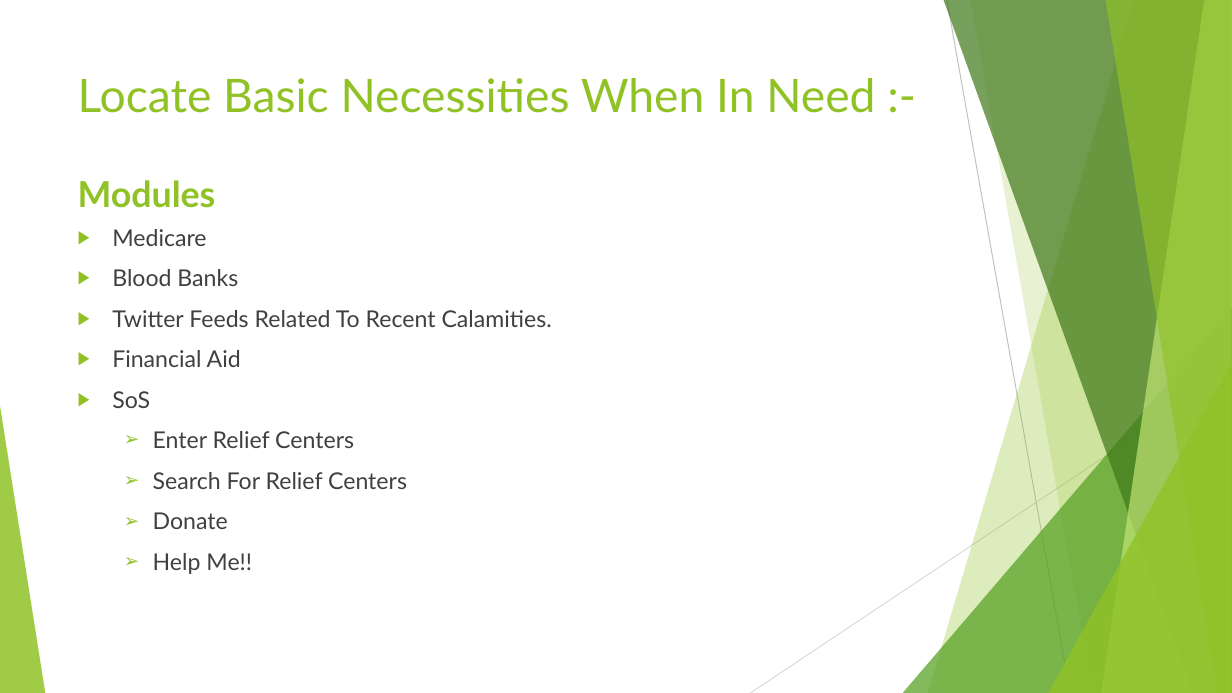
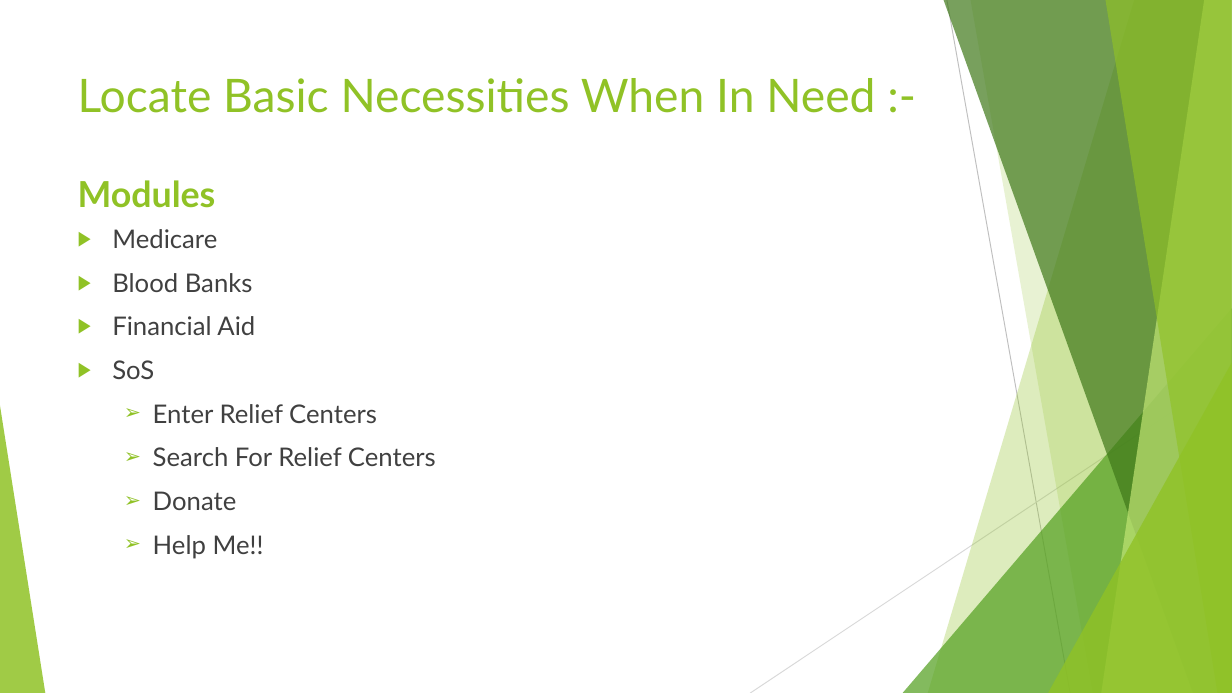
Before and after one commit to manthan29jamdagni/EmergencySOS, a slide deck: slide 3 of PROJECT ABSTRACT & PRESENTATION/Emergency Locator.pptx. Drawn at 1232x693 pixels with LibreOffice and Linux fonts; fonts in the diff are those of the drawing. Boxes give left, top, right and bottom in pixels: in the first picture for what was removed or moved away, otherwise in the second. Text is boxed around its words. In the diff, an @@ line names an element or a change of style, - is before the commit and + after.

```diff
--- a/PROJECT ABSTRACT & PRESENTATION/Emergency Locator.pptx
+++ b/PROJECT ABSTRACT & PRESENTATION/Emergency Locator.pptx
@@ text "Medicare" at bbox=[112, 229, 436, 559]: size 18 to 20 pt @@
@@ text at bbox=[112, 310, 552, 327]: paragraph removed @@
-▶ Twitter Feeds Related To Recent Calamities.
```
Also in this commit, not shown: 2 other slides changed, 1 slide removed, 1 other file.
